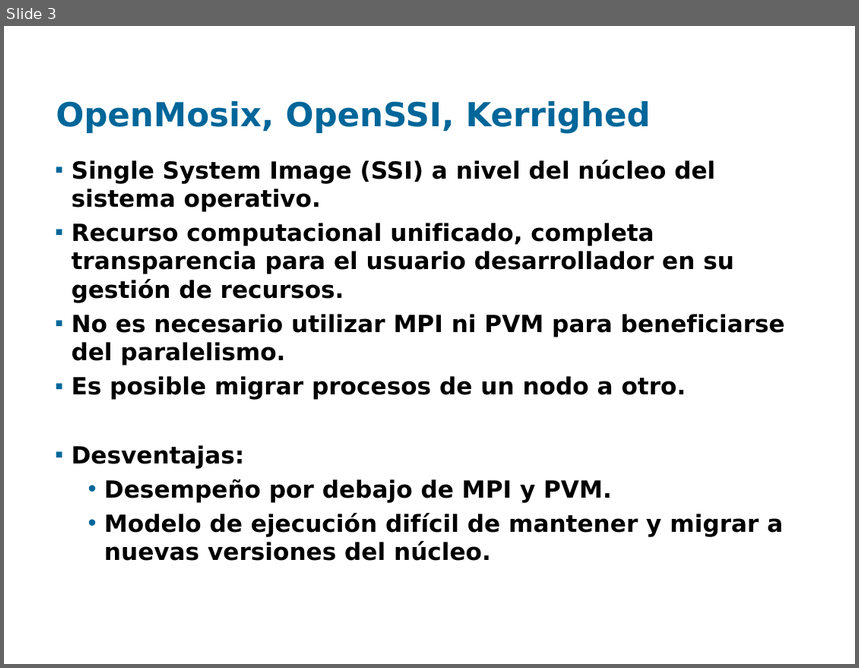
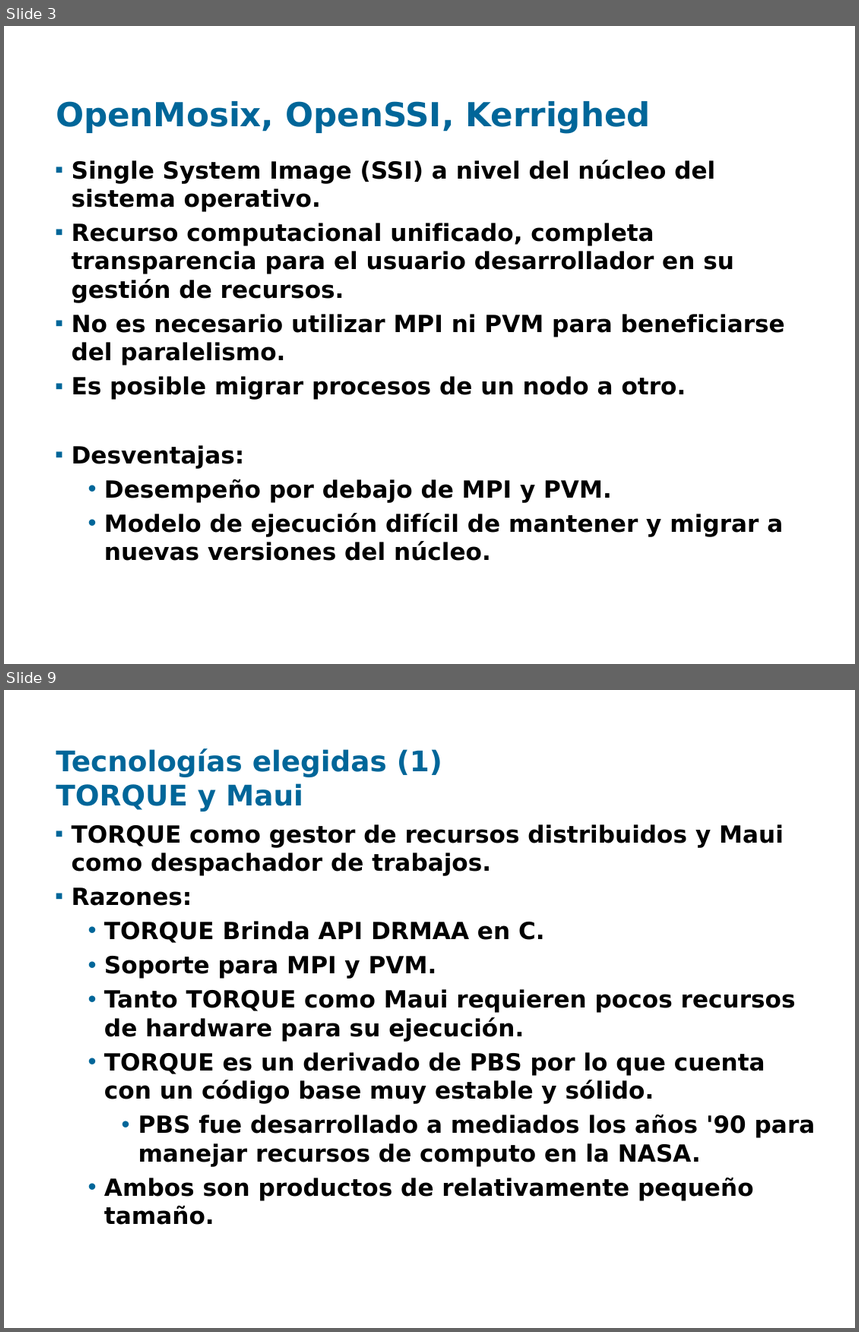
Before and after one commit to santiago-iturriaga/pgruso2007, a slide deck: Documentacion/Presentación Fenton - Santiago.ppt. Shown one above the other, each under a label of ours: slide 3 before the commit, slides 3 and 9 after it; the slides between them are not shown. The pictures are 859x668 and 859x1332 pixels, drawn with LibreOffice and Linux fonts; fonts in the diff are those of the drawing; background and template pictures are left out. Boxes give left, top, right and bottom in pixels: in the first picture for what was removed or moved away, otherwise in the second. Text is boxed around its words. In the diff, an @@ line names an element or a change of style, - is before the commit and + after.

```diff
--- a/Documentacion/Presentación Fenton - Santiago.ppt
+++ b/Documentacion/Presentación Fenton - Santiago.ppt
@@ slide 9 added at box(4, 690, 855, 1328), background picture (left out) @@
@@ title added at box(56, 749, 443, 812), 24 pt, text #006699, bold @@
+Tecnologías elegidas (1)
+TORQUE y Maui
@@ text added at box(72, 825, 816, 1225), 20 pt, text #000000, bold @@
+▪ TORQUE como gestor de recursos distribuidos y Maui como despachador de trabajos.
+▪ Razones:
+  • TORQUE Brinda API DRMAA en C.
+  • Soporte para MPI y PVM.
+  • Tanto TORQUE como Maui requieren pocos recursos de hardware para su ejecución.
+  • TORQUE es un derivado de PBS por lo que cuenta con un código base muy estable y sólido.
+    • PBS fue desarrollado a mediados los años '90 para manejar recursos de computo en la NASA.
+  • Ambos son productos de relativamente pequeño tamaño.
```
Also in this commit, not shown: 3 slides changed, 5 other slides added, 4 slides removed.
